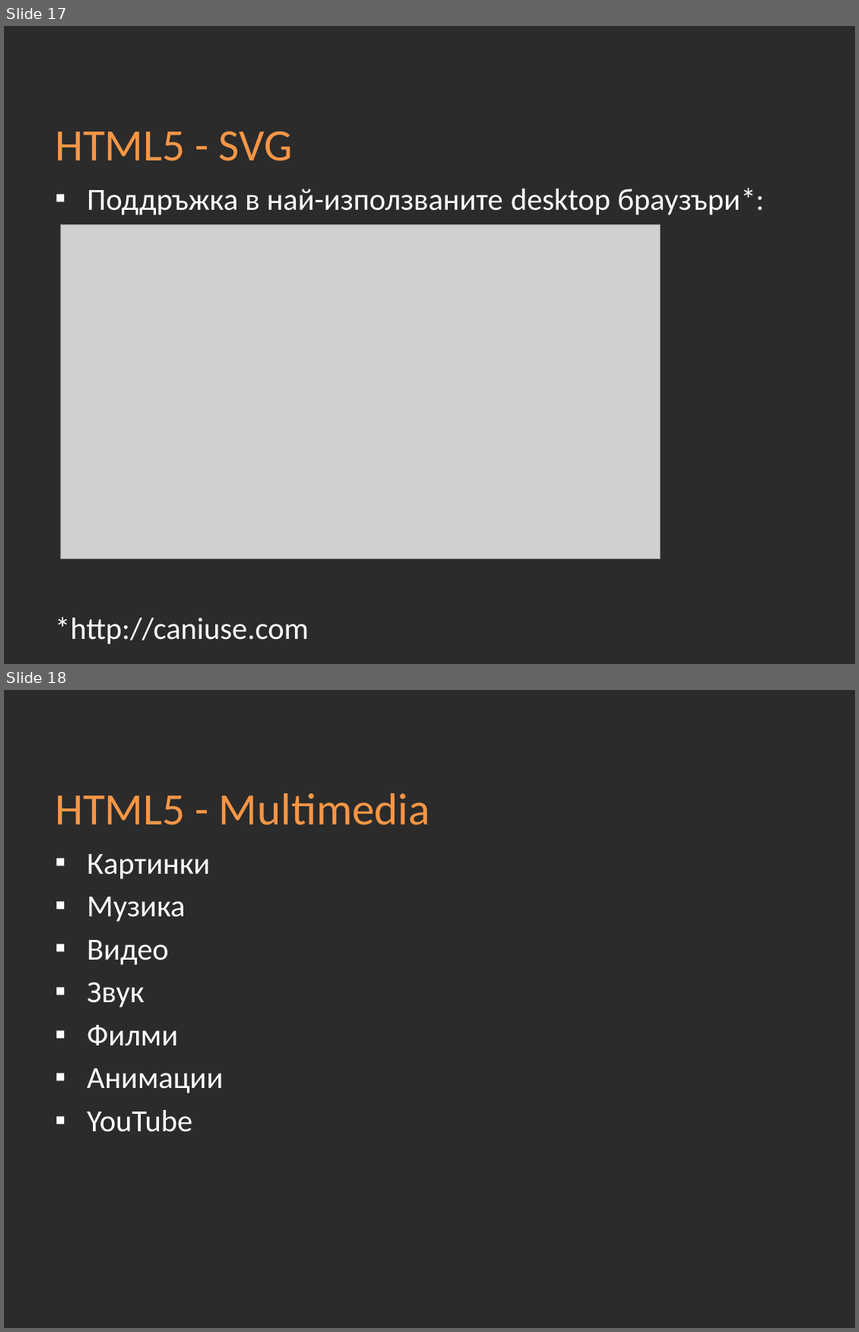
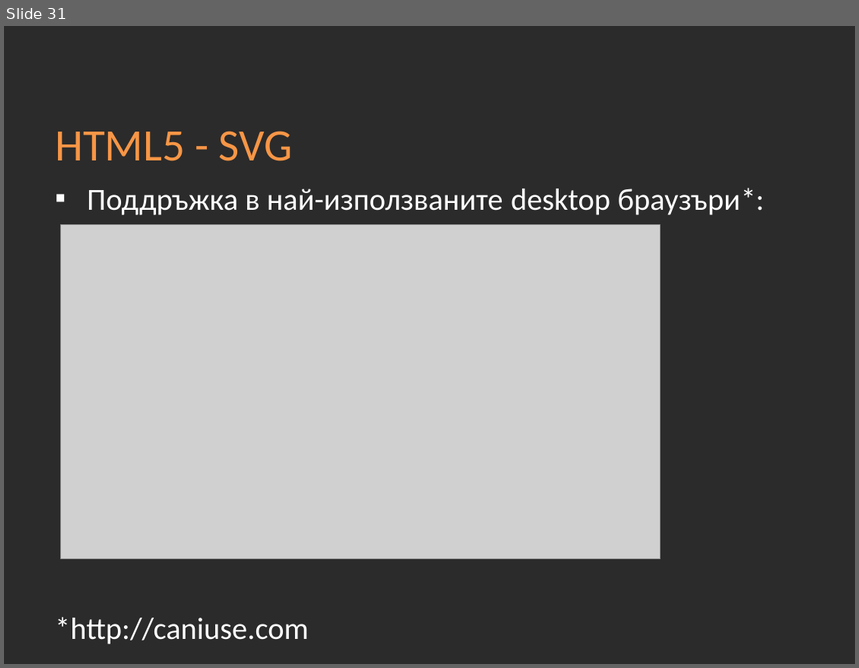
Before and after one commit to Academy-Soft-Intellect/Front-End-Course, a slide deck: 03-HTML5/03-HTML5.pptx. Shown one above the other, each under a label of ours: slides 17 and 18 before the commit, slide 31 after it. The pictures are 859x1332 and 859x668 pixels, drawn with LibreOffice and Linux fonts; fonts in the diff are those of the drawing; grey boxes stand for pictures; background and template pictures are left out; a plain dark background stands for a picture behind light text. Boxes give left, top, right and bottom in pixels: in the first picture for what was removed or moved away, otherwise in the second. Text is boxed around its words. In the diff, an @@ line names an element or a change of style, - is before the commit and + after.

Commit message:
HTML presentations change

```diff
--- a/03-HTML5/03-HTML5.pptx
+++ b/03-HTML5/03-HTML5.pptx
@@ slide 18 removed at bbox=[4, 690, 855, 1328], background picture (left out) @@
@@ title removed at bbox=[55, 793, 430, 825] @@
-HTML5 - Multimedia
@@ text removed at bbox=[87, 854, 223, 1132] @@
-▪ Картинки
-▪ Музика
-▪ Видео
-▪ Звук
-▪ Филми
-▪ Анимации
-▪ YouTube
@@ what was slide 17 is now slide 31 @@
```
Also in this commit, not shown: 9 slides changed, 11 slides added, 1 other slide removed.
